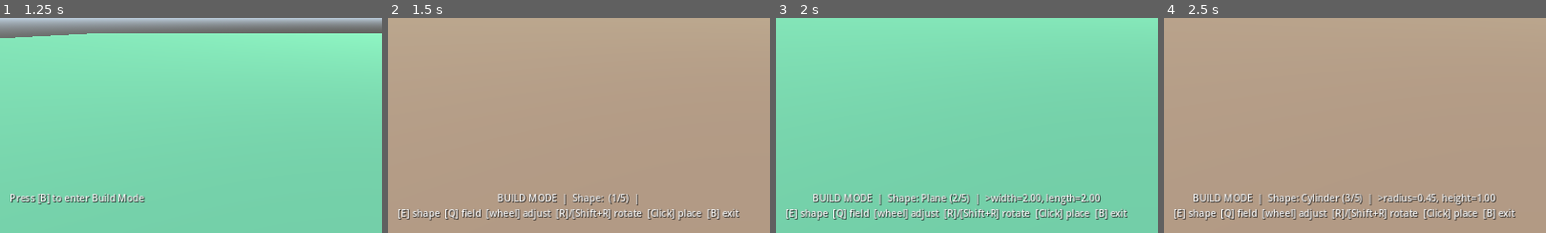
Above: before the commit, frames 1-4 (left to right).
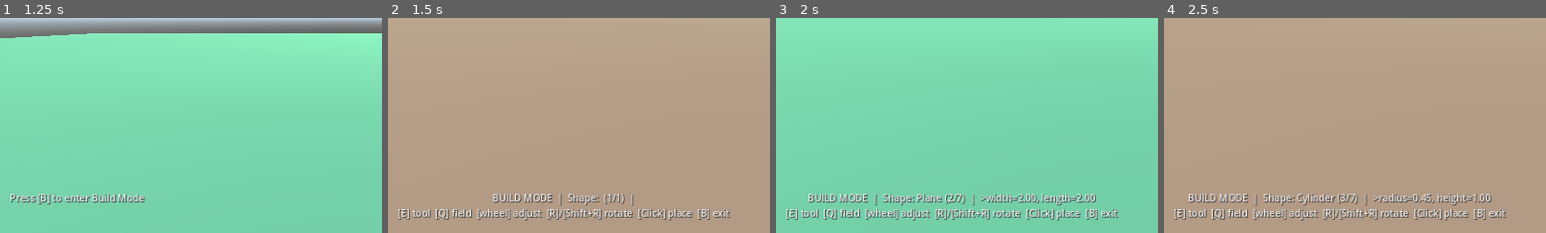
Above: after the commit, the same moments.

Repository: zenontherocks/worldmaker
Game: Godot game, scene res://scenes/Main.tscn
Same seed, same stepped clock (60 frames per second), same inputs: the game is played once before the commit and once after it.
Inputs (mouse positions are % of the whole screen's width and height, from its top left):
- Up to frame 1 (1.25 s): click "Resume" at 0.5 s
- Up to frame 2 (1.5 s): tap B (build_mode_toggle) at 1.25 s; move the mouse to (55, 50) at 1.27 s; hold W (move_forward) from 1.28 s (still down); hold Q (build_cycle_dimension) from 1.28 s (still down); click (55, 50) at 1.42 s
- Up to frame 3 (2 s): keep holding W (move_forward); keep holding Q (build_cycle_dimension); tap Space (jump) at 1.52 s; tap E (build_cycle_shape) at 1.55 s
- Up to frame 4 (2.5 s): keep holding W (move_forward); move the mouse to (45, 50) at 2.02 s; release Q (build_cycle_dimension) at 2.03 s; tap E (build_cycle_shape) at 2.1 s; tap Space (jump) at 2.27 s; tap Mouse wheel down (build_dimension_decrease) at 2.3 s
The pictures show only the part of the screen within x 0-50%, y 50-100%; the shares and areas given below are measured in that part.

Frame 1 is identical in both runs. In frame 2, 3.7% of the frame differs, in the area x 6-92%, y 81-95%; in frame 3, 5.2%; in frame 4, 5.0%.

Commit message:
Add Delete and Rotate tools; face placements toward the player
[E] now cycles through seven tools instead of five: the placeable
shapes, then Delete, then Rotate. Both new tools reuse the existing
placement raycast to find whatever PlaceableObject the crosshair is
over and highlight it with a temporary material swap (red for
Delete, blue for Rotate) -- Delete removes it on left-click, Rotate
spins it in place with the same R/Shift+R keys already used to nudge
a pending placement's rotation. BuildModeController.ToolMode tracks
which mode is active; BuildHUD switches its hint text per mode via a
new tool_mode_changed signal.

Also: new placements now default to facing whichever way the player
is currently looking (read from the Camera3D's global Y rotation,
which already equals the body's yaw since only pitch happens on the
camera itself), instead of a fixed world direction that made every
placed object of a given shape face the same way regardless of the
player's orientation. R/Shift+R still apply an additional offset on
top of that for fine-tuning without turning to face it directly.

Diff:
--- a/scripts/build/BuildModeController.gd
+++ b/scripts/build/BuildModeController.gd
@@ -1,15 +1,25 @@
 extends Node3D
 class_name BuildModeController
-## Owns build-mode state (active shape, live dimensions, rotation, active
+## Owns build-mode state (active tool, live dimensions, rotation, active
 ## skin) and orchestrates raycasting + placement. Lives under the player's
 ## Camera3D so its raycast always matches the look direction. Talks to the
 ## rest of the game only through signals and the ShapeFactory/GameManager/
 ## SkinManager services -- it never reaches into the UI directly.
+##
+## [E] cycles through seven tools: the five placeable shapes, then Delete,
+## then Rotate. Delete and Rotate both target whatever placed object the
+## crosshair is over (found via the same raycast used for placement) and
+## highlight it by temporarily swapping its mesh's material; Delete removes
+## it on click, Rotate spins it in place with the same R/Shift+R keys that
+## adjust a pending placement's rotation.
+
+enum ToolMode { PLACE, DELETE, ROTATE }
 
 signal build_mode_changed(active: bool)
 signal shape_changed(shape_id: int, dimensions: Dictionary)
 signal dimensions_changed(dimensions: Dictionary)
 signal active_field_changed(field_key: String)
+signal tool_mode_changed(mode: int, slot_number: int, slot_count: int)
 
 @export var place_range: float = 8.0
 @export var rotation_step_degrees: float = 15.0
@@ -18,23 +28,52 @@
 @onready var ghost: GhostPreview = $GhostPreview
 
 var active: bool = false
-
-var _shape_index: int = 0
+var tool_mode: int = ToolMode.PLACE
 var current_shape_id: int = ShapeDefinitions.ShapeType.BOX
 var current_dimensions: Dictionary = {}
+
+var _slots: Array = []
+var _slot_index: int = 0
 var _active_field_index: int = 0
-var _rotation_y: float = 0.0
+
+## Offset applied on top of the player's current facing direction, so
+## placements default to facing the same way the player is looking instead
+## of a fixed world direction; R/Shift+R still let a placement be nudged
+## further without physically turning to face it.
+var _rotation_offset: float = 0.0
 
 var _has_valid_target: bool = false
 var _target_position: Vector3 = Vector3.ZERO
 var _active_skin_key: String = ""
+
+var _highlighted_object: PlaceableObject = null
+var _highlighted_original_material: Material = null
+var _delete_highlight_material: StandardMaterial3D
+var _rotate_highlight_material: StandardMaterial3D
 
 
 func _ready() -> void:
 	ray_cast.enabled = true
 	ray_cast.target_position = Vector3(0, 0, -place_range)
 	SkinManager.skin_loaded.connect(_on_skin_loaded)
-	_select_shape(0)
+
+	for shape_id in ShapeDefinitions.ORDER:
+		_slots.append({"mode": ToolMode.PLACE, "shape_id": shape_id})
+	_slots.append({"mode": ToolMode.DELETE})
+	_slots.append({"mode": ToolMode.ROTATE})
+
+	_delete_highlight_material = _make_highlight_material(Color(1.0, 0.25, 0.2, 0.6))
+	_rotate_highlight_material = _make_highlight_material(Color(0.25, 0.7, 1.0, 0.6))
+
+	_select_slot(0)
+
+
+func _make_highlight_material(color: Color) -> StandardMaterial3D:
+	var material := StandardMaterial3D.new()
+	material.transparency = BaseMaterial3D.TRANSPARENCY_ALPHA
+	material.shading_mode = BaseMaterial3D.SHADING_MODE_UNSHADED
+	material.albedo_color = color
+	return material
 
 
 func _physics_process(_delta: float) -> void:
@@ -42,18 +81,61 @@
 		return
 
 	ray_cast.force_raycast_update()
+
+	if tool_mode == ToolMode.PLACE:
+		_process_place_target()
+	else:
+		_process_targeted_object()
+
+
+func _process_place_target() -> void:
 	_has_valid_target = ray_cast.is_colliding()
 	if _has_valid_target:
 		var point: Vector3 = ray_cast.get_collision_point()
 		var normal: Vector3 = ray_cast.get_collision_normal()
 		var offset := ShapeFactory.vertical_offset(current_shape_id, current_dimensions)
 		_target_position = point + normal * offset
-		ghost.set_transform_data(_target_position, _rotation_y)
+		ghost.set_transform_data(_target_position, _current_facing_y() + _rotation_offset)
 		ghost.set_valid(true)
 	else:
 		ghost.set_valid(false)
 
 
+func _process_targeted_object() -> void:
+	var candidate: PlaceableObject = null
+	if ray_cast.is_colliding():
+		var collider := ray_cast.get_collider()
+		if collider is PlaceableObject:
+			candidate = collider
+	_set_highlighted(candidate)
+
+
+func _set_highlighted(candidate: PlaceableObject) -> void:
+	if candidate == _highlighted_object:
+		return
+	_clear_highlight()
+	if candidate != null and candidate.mesh_instance != null:
+		_highlighted_object = candidate
+		_highlighted_original_material = candidate.mesh_instance.material_override
+		candidate.mesh_instance.material_override = (
+			_delete_highlight_material if tool_mode == ToolMode.DELETE else _rotate_highlight_material
+		)
+
+
+func _clear_highlight() -> void:
+	if _highlighted_object != null and is_instance_valid(_highlighted_object) and _highlighted_object.mesh_instance != null:
+		_highlighted_object.mesh_instance.material_override = _highlighted_original_material
+	_highlighted_object = null
+	_highlighted_original_material = null
+
+
+func _current_facing_y() -> float:
+	# BuildModeController lives under the Camera3D, which only ever pitches
+	# (yaw is applied to the player body instead -- see PlayerCamera.gd), so
+	# the camera's own global Y rotation already equals the body's facing.
+	return get_parent().global_rotation.y
+
+
 func _unhandled_input(event: InputEvent) -> void:
 	if event.is_action_pressed("build_mode_toggle"):
 		_set_active(not active)
@@ -63,38 +145,55 @@
 		return
 
 	if event.is_action_pressed("build_cycle_shape"):
-		_select_shape((_shape_index + 1) % ShapeDefinitions.ORDER.size())
+		_select_slot((_slot_index + 1) % _slots.size())
 	elif event.is_action_pressed("build_cycle_dimension"):
-		_cycle_active_field()
+		if tool_mode == ToolMode.PLACE:
+			_cycle_active_field()
 	elif event.is_action_pressed("build_dimension_increase"):
-		_adjust_active_field(1.0)
+		if tool_mode == ToolMode.PLACE:
+			_adjust_active_field(1.0)
 	elif event.is_action_pressed("build_dimension_decrease"):
-		_adjust_active_field(-1.0)
+		if tool_mode == ToolMode.PLACE:
+			_adjust_active_field(-1.0)
 	elif event.is_action_pressed("build_rotate_cw"):
 		_rotate(rotation_step_degrees)
 	elif event.is_action_pressed("build_rotate_ccw"):
 		_rotate(-rotation_step_degrees)
 	elif event.is_action_pressed("build_place"):
-		_place_current()
+		_confirm()
 
 
 func _set_active(value: bool) -> void:
 	active = value
-	if active:
+	if not active:
+		_clear_highlight()
+	_update_ghost_visibility()
+	build_mode_changed.emit(active)
+
+
+func _update_ghost_visibility() -> void:
+	if active and tool_mode == ToolMode.PLACE:
 		ghost.show_ghost()
 	else:
 		ghost.hide_ghost()
-	build_mode_changed.emit(active)
-
-
-func _select_shape(index: int) -> void:
-	_shape_index = index
-	current_shape_id = ShapeDefinitions.ORDER[_shape_index]
-	current_dimensions = ShapeDefinitions.default_dimensions(current_shape_id)
-	_active_field_index = 0
-	ghost.update_shape(current_shape_id, current_dimensions)
-	shape_changed.emit(current_shape_id, current_dimensions)
-	active_field_changed.emit(_active_dimension_key())
+
+
+func _select_slot(index: int) -> void:
+	_clear_highlight()
+	_slot_index = index
+	var slot: Dictionary = _slots[_slot_index]
+	tool_mode = slot["mode"]
+
+	if tool_mode == ToolMode.PLACE:
+		current_shape_id = slot["shape_id"]
+		current_dimensions = ShapeDefinitions.default_dimensions(current_shape_id)
+		_active_field_index = 0
+		ghost.update_shape(current_shape_id, current_dimensions)
+		shape_changed.emit(current_shape_id, current_dimensions)
+		active_field_changed.emit(_active_dimension_key())
+
+	_update_ghost_visibility()
+	tool_mode_changed.emit(tool_mode, _slot_index + 1, _slots.size())
 
 
 func _cycle_active_field() -> void:
@@ -115,7 +214,14 @@
 
 
 func _rotate(delta_degrees: float) -> void:
-	_rotation_y = wrapf(_rotation_y + deg_to_rad(delta_degrees), 0.0, TAU)
+	match tool_mode:
+		ToolMode.PLACE:
+			_rotation_offset = wrapf(_rotation_offset + deg_to_rad(delta_degrees), 0.0, TAU)
+		ToolMode.ROTATE:
+			if _highlighted_object != null and is_instance_valid(_highlighted_object):
+				_highlighted_object.rotation.y = wrapf(
+					_highlighted_object.rotation.y + deg_to_rad(delta_degrees), 0.0, TAU
+				)
 
 
 func _active_dimension_key() -> String:
@@ -123,6 +229,14 @@
 	return fields[_active_field_index]["key"]
 
 
+func _confirm() -> void:
+	match tool_mode:
+		ToolMode.PLACE:
+			_place_current()
+		ToolMode.DELETE:
+			_delete_targeted()
+
+
 func _place_current() -> void:
 	if not _has_valid_target:
 		return
@@ -130,12 +244,21 @@
 	var material := ghost.build_material_for_placement()
 	var instance := ShapeFactory.create_instance(current_shape_id, current_dimensions, material)
 	instance.position = _target_position
-	instance.rotation.y = _rotation_y
+	instance.rotation.y = _current_facing_y() + _rotation_offset
 	instance.skin_key = _active_skin_key
 	instance.object_id = GameManager.get_next_id()
 
 	if GameManager.world_root:
 		GameManager.world_root.add_child(instance)
+
+
+func _delete_targeted() -> void:
+	if _highlighted_object == null or not is_instance_valid(_highlighted_object):
+		return
+	var target := _highlighted_object
+	_highlighted_object = null
+	_highlighted_original_material = null
+	target.queue_free()
 
 
 func _on_skin_loaded(texture: Texture2D, skin_key: String) -> void:
--- a/scripts/core/Main.gd
+++ b/scripts/core/Main.gd
@@ -19,3 +19,4 @@
 	build_controller.shape_changed.connect(_ui.build_hud.on_shape_changed)
 	build_controller.dimensions_changed.connect(_ui.build_hud.on_dimensions_changed)
 	build_controller.active_field_changed.connect(_ui.build_hud.on_active_field_changed)
+	build_controller.tool_mode_changed.connect(_ui.build_hud.on_tool_mode_changed)
--- a/scripts/ui/BuildHUD.gd
+++ b/scripts/ui/BuildHUD.gd
@@ -1,17 +1,19 @@
 extends Control
 class_name BuildHUD
-## Always-on-screen build status readout (bottom of screen): current shape,
-## live dimension values with the scroll-adjustable field marked, and a
-## control reminder. Built procedurally because the set of dimension
-## fields differs per shape and is driven entirely by ShapeDefinitions.
-## Purely a signal listener -- BuildModeController never references it
-## directly, Main.gd wires the connection.
+## Always-on-screen build status readout (bottom of screen): current tool
+## (a shape to place, or the Delete/Rotate tool), live dimension values with
+## the scroll-adjustable field marked, and a control reminder. Built
+## procedurally because the set of dimension fields differs per shape and is
+## driven entirely by ShapeDefinitions. Purely a signal listener --
+## BuildModeController never references it directly, Main.gd wires the
+## connection.
 
 var _label: Label
 
+var _tool_mode: int = BuildModeController.ToolMode.PLACE
+var _slot_number: int = 1
+var _slot_count: int = 1
 var _shape_name: String = ""
-var _shape_number: int = 1
-var _shape_count: int = ShapeDefinitions.ORDER.size()
 var _dimensions: Dictionary = {}
 var _active_field: String = ""
 var _build_active: bool = false
@@ -44,7 +46,6 @@
 
 func on_shape_changed(shape_id: int, dimensions: Dictionary) -> void:
 	_shape_name = ShapeDefinitions.shape_name(shape_id)
-	_shape_number = ShapeDefinitions.ORDER.find(shape_id) + 1
 	_dimensions = dimensions
 	_refresh()
 
@@ -59,18 +60,37 @@
 	_refresh()
 
 
+func on_tool_mode_changed(mode: int, slot_number: int, slot_count: int) -> void:
+	_tool_mode = mode
+	_slot_number = slot_number
+	_slot_count = slot_count
+	_refresh()
+
+
 func _refresh() -> void:
 	if not _build_active:
 		_label.text = "Press [B] to enter Build Mode"
 		return
 
-	var parts := PackedStringArray()
-	for key in _dimensions.keys():
-		var marker := ">" if key == _active_field else ""
-		parts.append("%s%s=%.2f" % [marker, key, _dimensions[key]])
+	match _tool_mode:
+		BuildModeController.ToolMode.DELETE:
+			_label.text = (
+				"BUILD MODE  |  Tool: Delete (%d/%d)\n" % [_slot_number, _slot_count]
+				+ "[Click] delete targeted block  [E] change tool  [B] exit"
+			)
+		BuildModeController.ToolMode.ROTATE:
+			_label.text = (
+				"BUILD MODE  |  Tool: Rotate (%d/%d)\n" % [_slot_number, _slot_count]
+				+ "[R]/[Shift+R] rotate targeted block  [E] change tool  [B] exit"
+			)
+		_:
+			var parts := PackedStringArray()
+			for key in _dimensions.keys():
+				var marker := ">" if key == _active_field else ""
+				parts.append("%s%s=%.2f" % [marker, key, _dimensions[key]])
 
-	_label.text = (
-		"BUILD MODE  |  Shape: %s (%d/%d)  |  %s\n"
-		% [_shape_name, _shape_number, _shape_count, ", ".join(parts)]
-		+ "[E] shape  [Q] field  [wheel] adjust  [R]/[Shift+R] rotate  [Click] place  [B] exit"
-	)
+			_label.text = (
+				"BUILD MODE  |  Shape: %s (%d/%d)  |  %s\n"
+				% [_shape_name, _slot_number, _slot_count, ", ".join(parts)]
+				+ "[E] tool  [Q] field  [wheel] adjust  [R]/[Shift+R] rotate  [Click] place  [B] exit"
+			)
Not shown, changed: README.md
